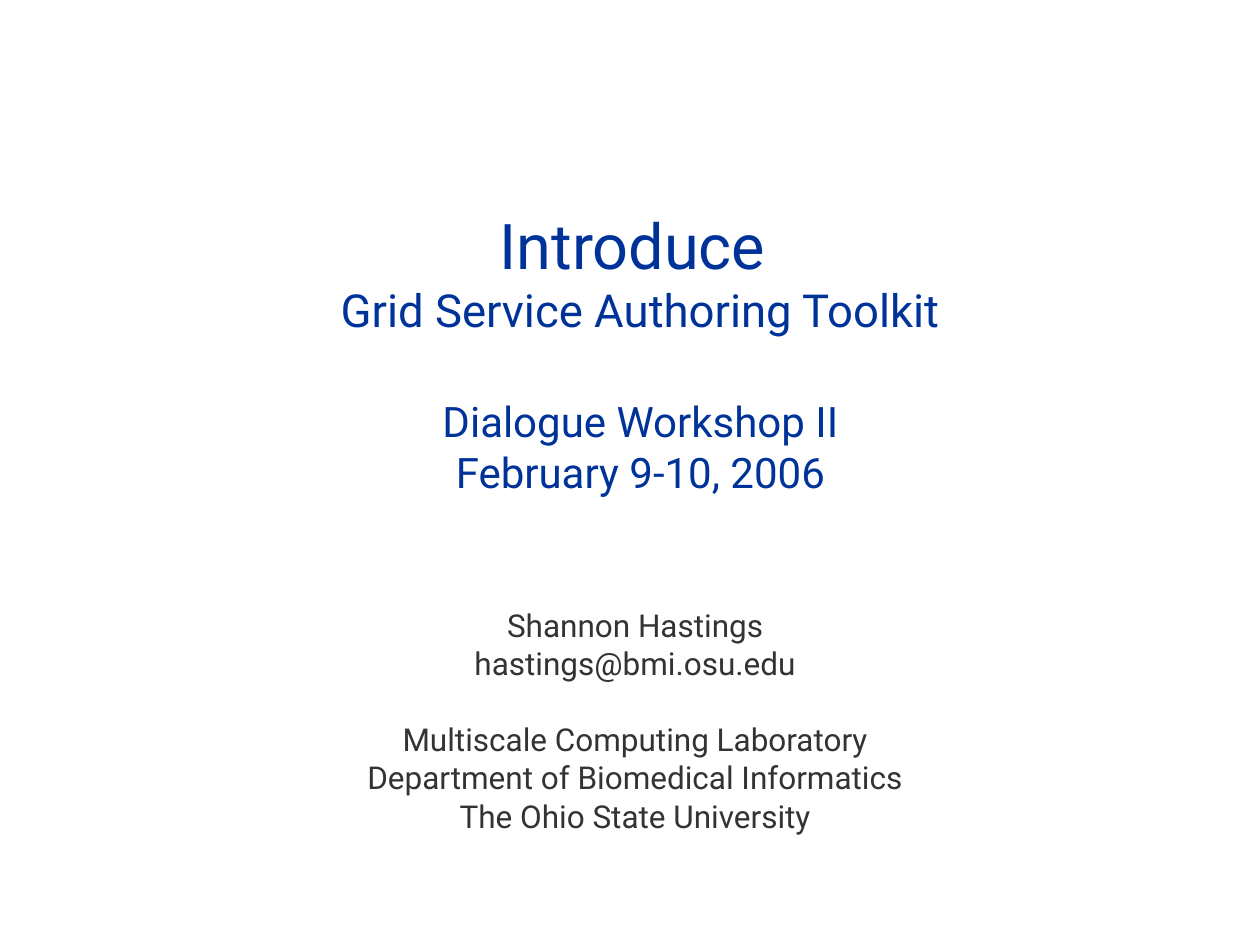
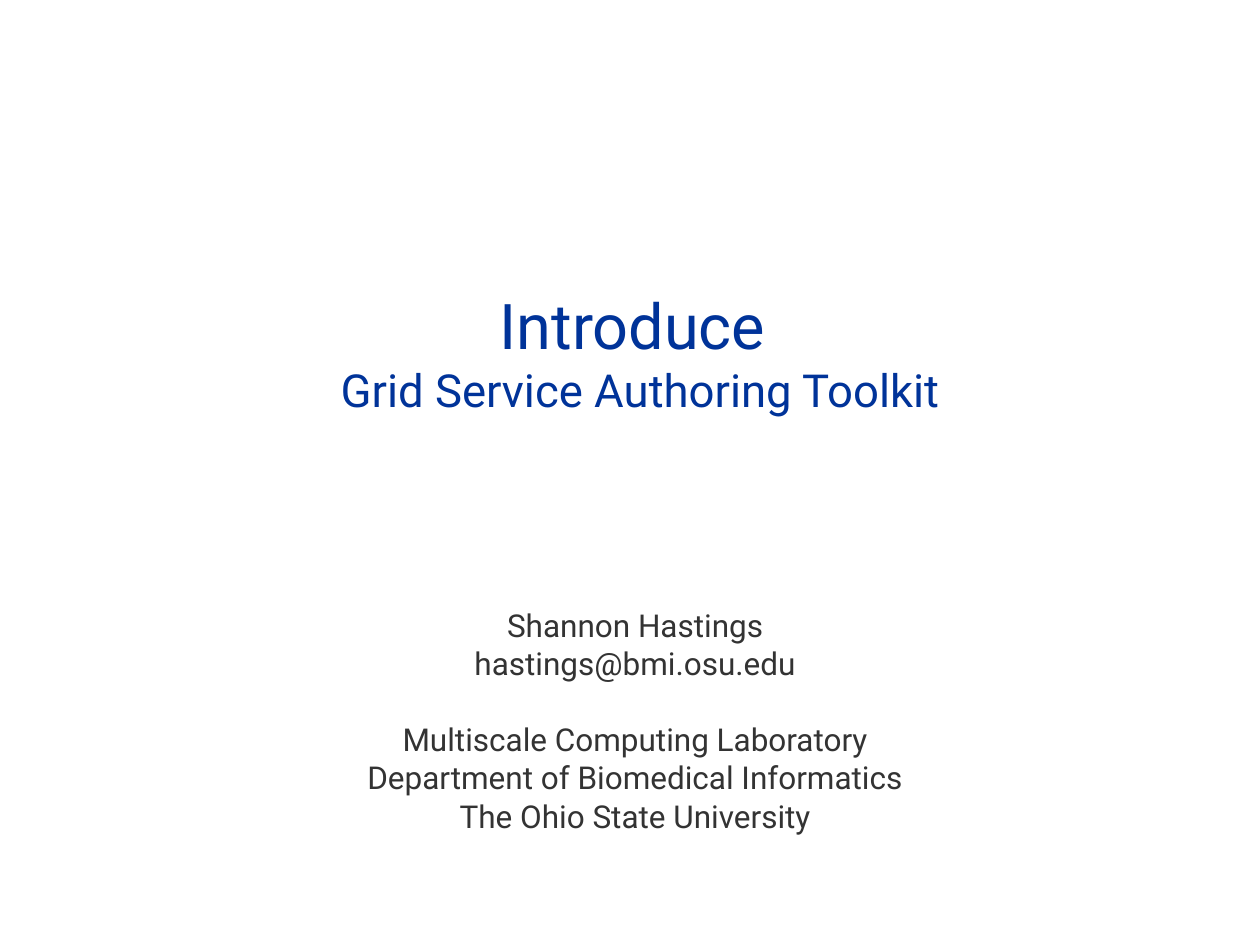
Before and after one commit to NCIP/cagrid-portal, a slide deck: slide 1 of cagrid-1-0/Documentation/presentations/introduce/Introduce_DIALOGUE2.ppt. Drawn at 1260x945 pixels with LibreOffice and Linux fonts; fonts in the diff are those of the drawing; background and template pictures are left out. Boxes give left, top, right and bottom in pixels: in the first picture for what was removed or moved away, otherwise in the second. Text is boxed around its words. In the diff, an @@ line names an element or a change of style, - is before the commit and + after.

```diff
--- a/cagrid-1-0/Documentation/presentations/introduce/Introduce_DIALOGUE2.ppt
+++ b/cagrid-1-0/Documentation/presentations/introduce/Introduce_DIALOGUE2.ppt
@@ title at (341,301,939,417): text changed; size 24 to 26 pt @@
-Introduce
-Grid Service Authoring Toolkit
-Dialogue Workshop II
-February 9-10, 2006
+Introduce
+Grid Service Authoring Toolkit
```
Also in this commit, not shown: 12 other slides changed, 1 slide added, 24 slides removed, 1 other file.
